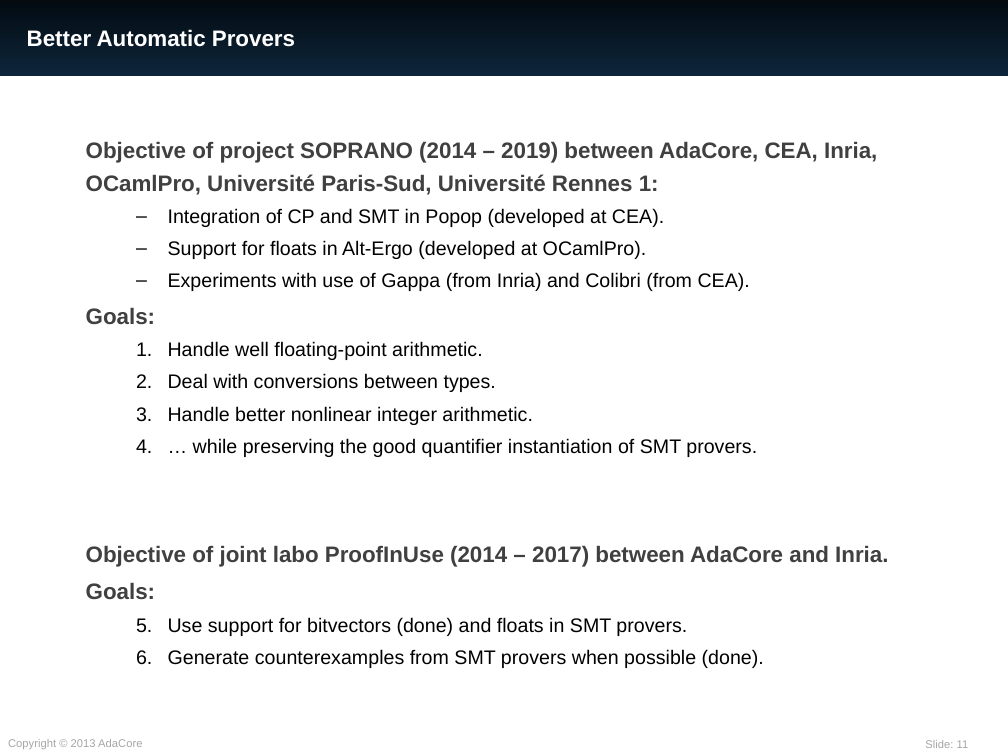
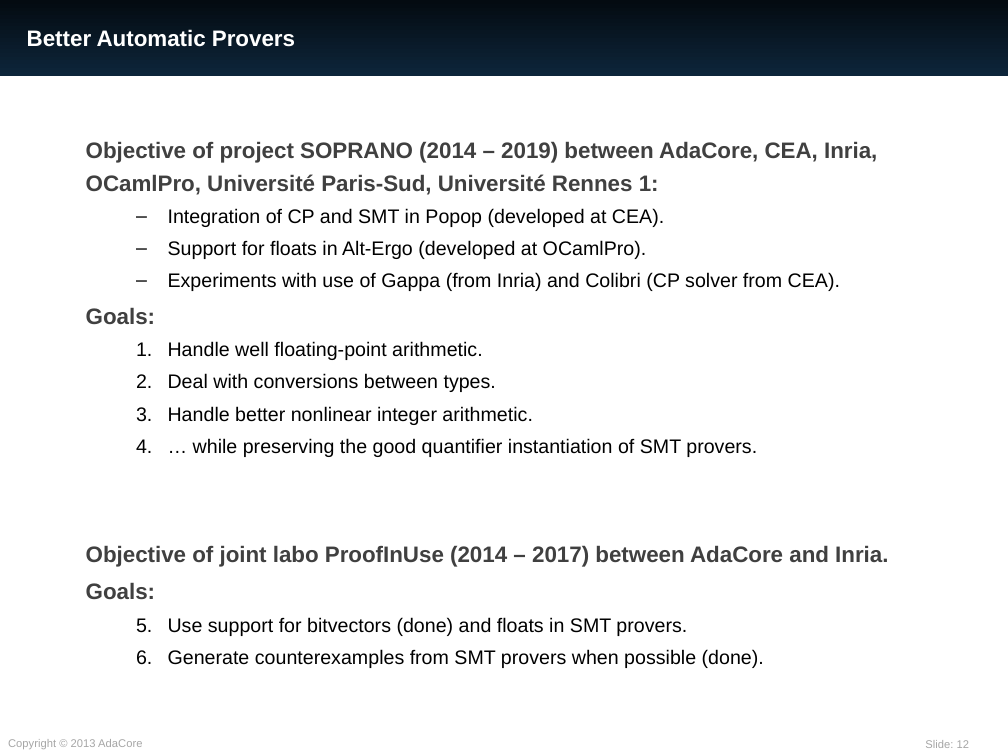
Before and after one commit to AdaCore/spark2014, a slide deck: slide 12 of slides/CP_meets_Verif_2016/SPARK.pptx (slide 11 before the commit). Drawn at 1008x756 pixels with LibreOffice and Linux fonts; fonts in the diff are those of the drawing. Boxes give left, top, right and bottom in pixels: in the first picture for what was removed or moved away, otherwise in the second. Text is boxed around its words. In the diff, an @@ line names an element or a change of style, - is before the commit and + after.

```diff
--- a/slides/CP_meets_Verif_2016/SPARK.pptx
+++ b/slides/CP_meets_Verif_2016/SPARK.pptx
@@ text at bbox=[168, 272, 840, 291]: text changed @@
-  – Experiments with use of Gappa (from Inria) and Colibri (from CEA).
+  – Experiments with use of Gappa (from Inria) and Colibri (CP solver from CEA).
@@ page number at bbox=[925, 740, 969, 748]: text changed @@
-Slide: 11
+Slide: 12
```
Also in this commit, not shown: 3 other slides changed, 1 slide added.
